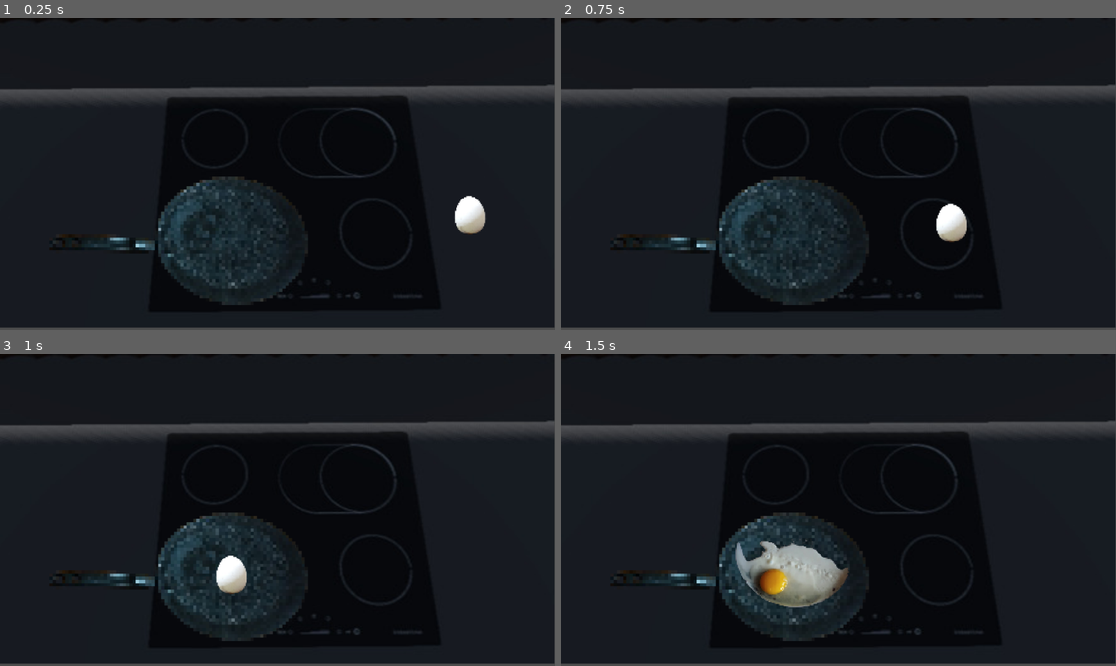
Above: before the commit, frames 1-4 (two rows, left to right).
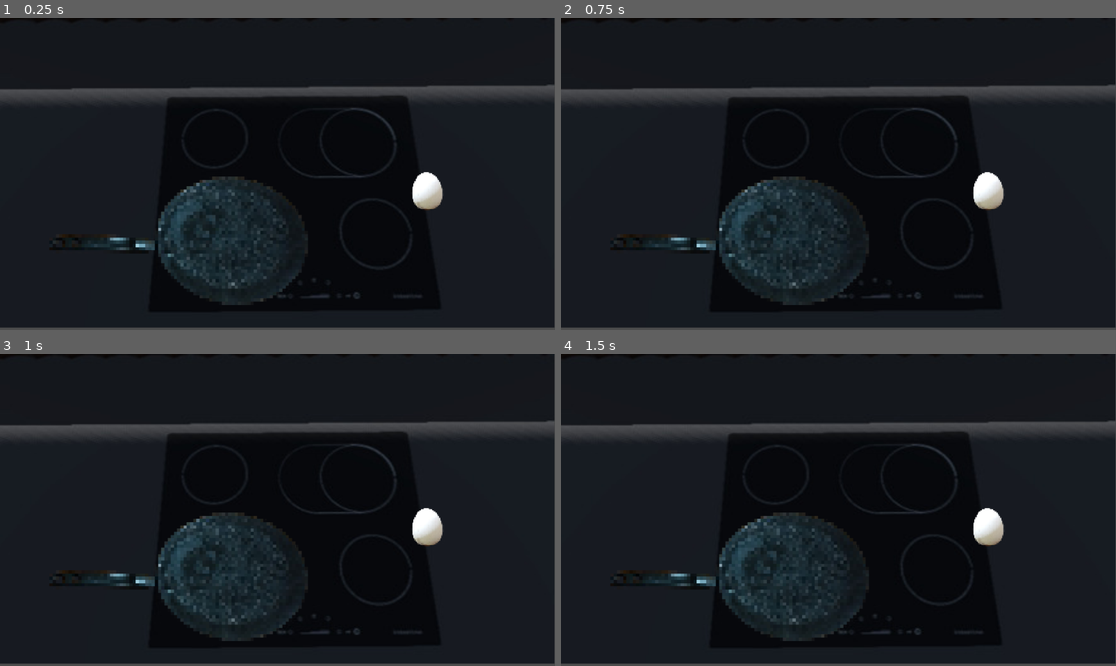
Above: after the commit, the same moments.

Repository: oneshot-death/3d-school-game
Game: Godot game, scene res://Levels/cooking_minigame.tscn
Same seed, same stepped clock (60 frames per second), same inputs: the game is played once before the commit and once after it.
Inputs (mouse positions are in pixels of both pictures, inside the frame that each line leads up to):
- Up to frame 1 (0.25 s): no input
- Up to frame 2 (0.75 s): tap Enter (ui_accept) at 0.5 s; drag from (1032, 214) to (794, 239) at 0.52 s
- Up to frame 3 (1 s): no input
- Up to frame 4 (1.5 s): drag from (727, 525) to (794, 575) at 1.27 s

The runs differ from the first frame. In frame 1, 1.1% of the frame differs, in the area x 74-88%, y 49-70%; in frame 2, 1.1%; in frame 3, 1.1%; in frame 4, 3.4%, in the area x 31-80%, y 49-82%.

Commit message:
made changes to ensure only one animatedSprite is needed

Diff:
--- a/Assets/Kitchen/draggable_food.gd
+++ b/Assets/Kitchen/draggable_food.gd
@@ -1,16 +1,20 @@
-extends Sprite2D
+extends AnimatedSprite2D
 
 @onready var area:Area2D=$Area2D
 
 var dragging:bool=false
 var drag_offset=Vector2.ZERO
+var entered:bool=false
 
 # Called when the node enters the scene tree for the first time.
 func _ready() -> void:
 	pass # Replace with function body.
 
+func _input(event: InputEvent) -> void:
+	if event is InputEventMouseButton and entered:
+		if event.button_index==MOUSE_BUTTON_LEFT and !event.pressed:
+			play()
 
-# Called every frame. 'delta' is the elapsed time since the previous frame.
 func _process(delta: float) -> void:
 	if dragging:
 		global_position=get_global_mouse_position()+drag_offset
@@ -23,3 +27,7 @@
 		if event.button_index==MOUSE_BUTTON_LEFT and event.pressed:
 			dragging=true
 			drag_offset = global_position - get_global_mouse_position()
+
+
+func _on_area_2d_area_entered(area: Area2D) -> void:
+	entered=true
--- a/Assets/Kitchen/draggable_food.tscn
+++ b/Assets/Kitchen/draggable_food.tscn
@@ -1,14 +1,51 @@
-[gd_scene load_steps=4 format=3 uid="uid://cplt06ldue0dc"]
+[gd_scene load_steps=9 format=3 uid="uid://cplt06ldue0dc"]
 
-[ext_resource type="Texture2D" uid="uid://crmc437642od7" path="res://Assets/Sprites/egg-basic.png" id="1_yk05o"]
+[ext_resource type="Texture2D" uid="uid://casxg6eg6eo6e" path="res://Assets/Sprites/cooking-sheet-updated.png" id="1_yjin0"]
 [ext_resource type="Script" uid="uid://cjb8e7l8t83re" path="res://Assets/Kitchen/draggable_food.gd" id="2_yjin0"]
+
+[sub_resource type="AtlasTexture" id="AtlasTexture_70bqc"]
+atlas = ExtResource("1_yjin0")
+region = Rect2(5580, 0, 1395, 786)
+
+[sub_resource type="AtlasTexture" id="AtlasTexture_2t2ec"]
+atlas = ExtResource("1_yjin0")
+region = Rect2(0, 0, 1395, 786)
+
+[sub_resource type="AtlasTexture" id="AtlasTexture_pypwg"]
+atlas = ExtResource("1_yjin0")
+region = Rect2(1395, 0, 1395, 786)
+
+[sub_resource type="AtlasTexture" id="AtlasTexture_kve6q"]
+atlas = ExtResource("1_yjin0")
+region = Rect2(2790, 0, 1395, 786)
+
+[sub_resource type="SpriteFrames" id="SpriteFrames_m1xwg"]
+animations = [{
+"frames": [{
+"duration": 1.0,
+"texture": SubResource("AtlasTexture_70bqc")
+}, {
+"duration": 5.0,
+"texture": SubResource("AtlasTexture_2t2ec")
+}, {
+"duration": 5.0,
+"texture": SubResource("AtlasTexture_pypwg")
+}, {
+"duration": 5.0,
+"texture": SubResource("AtlasTexture_kve6q")
+}],
+"loop": false,
+"name": &"egg-cooking",
+"speed": 1.0
+}]
 
 [sub_resource type="CircleShape2D" id="CircleShape2D_vl7ry"]
 radius = 40.0
 
-[node name="Food" type="Sprite2D"]
+[node name="Food" type="AnimatedSprite2D"]
 scale = Vector2(0.35, 0.35)
-texture = ExtResource("1_yk05o")
+sprite_frames = SubResource("SpriteFrames_m1xwg")
+animation = &"egg-cooking"
 script = ExtResource("2_yjin0")
 
 [node name="Area2D" type="Area2D" parent="."]
@@ -16,7 +53,8 @@
 scale = Vector2(2.8571427, 2.8571427)
 
 [node name="CollisionShape2D" type="CollisionShape2D" parent="Area2D"]
-position = Vector2(976, 409)
+position = Vector2(888, 359.00003)
 shape = SubResource("CircleShape2D_vl7ry")
 
+[connection signal="area_entered" from="Area2D" to="." method="_on_area_2d_area_entered"]
 [connection signal="input_event" from="Area2D" to="." method="_on_area_2d_input_event"]
--- a/Levels/cooking_minigame.gd
+++ b/Levels/cooking_minigame.gd
@@ -1,7 +1,7 @@
 extends Node2D
 
 @onready var animation:AnimatedSprite2D=$Pan/EggCooking
-@onready var food:Sprite2D=$Food
+@onready var food:AnimatedSprite2D=$Food
 
 var food_entered:bool=false
 var lmb_event:bool=true
@@ -33,4 +33,5 @@
 
 
 func _on_area_2d_area_shape_entered(area_rid: RID, area: Area2D, area_shape_index: int, local_shape_index: int) -> void:
-	food_entered=true
+	#food_entered=pass
+	pass
Binary file added: Assets/Sprites/cooking-sheet-updated.png
Not shown, added: Assets/Sprites/cooking-sheet-updated.png.import
Not shown, changed: .DS_Store
Not shown, changed: Assets/.DS_Store
